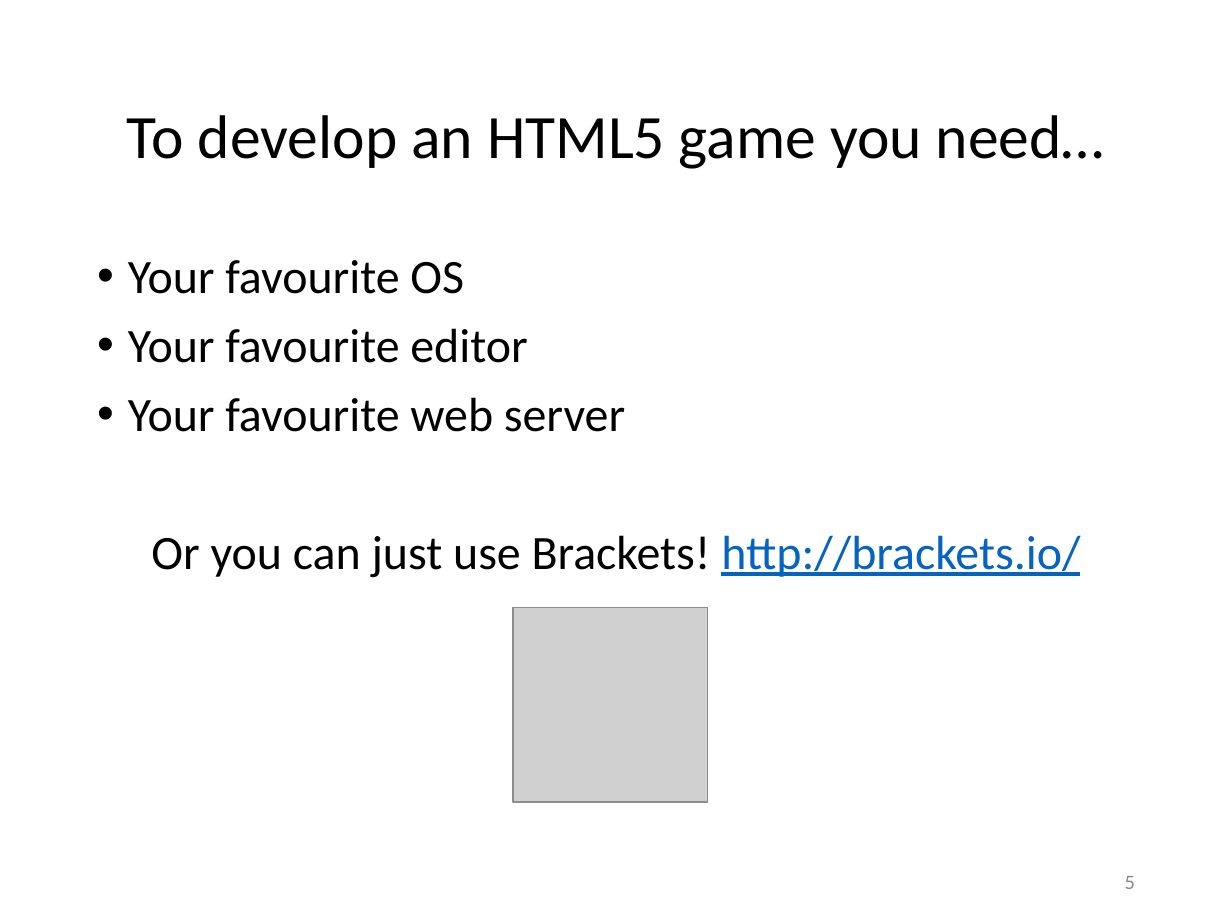
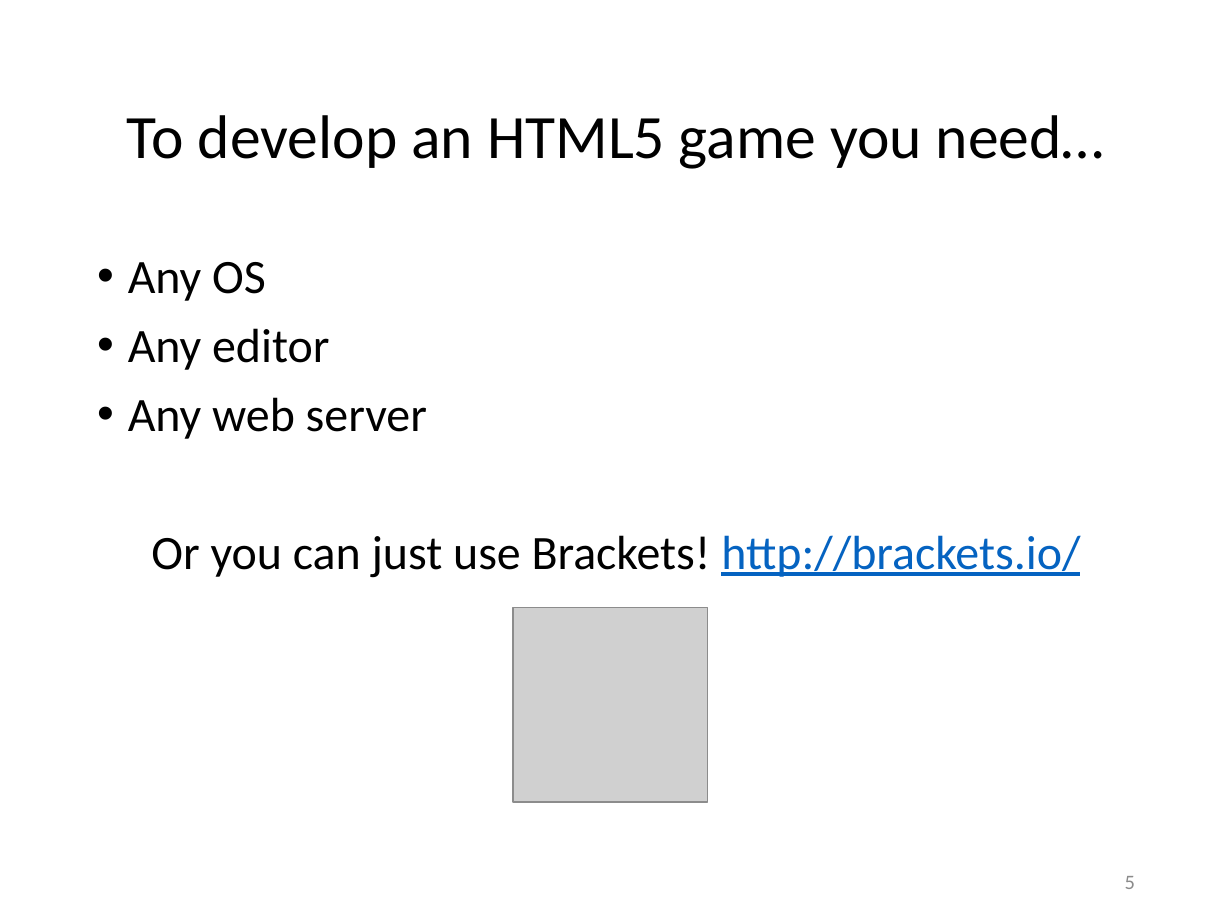
Before and after one commit to Lotti/codemotion2014, a slide deck: slide 5 of codemotion.pptx. Drawn at 1232x924 pixels with LibreOffice and Linux fonts; fonts in the diff are those of the drawing; grey boxes stand for pictures; background and template pictures are left out. Boxes give left, top, right and bottom in pixels: in the first picture for what was removed or moved away, otherwise in the second. Text is boxed around its words. In the diff, an @@ line names an element or a change of style, - is before the commit and + after.

```diff
--- a/codemotion.pptx
+++ b/codemotion.pptx
@@ text at box(128, 262, 427, 439): text changed @@
-• Your favourite OS
-• Your favourite editor
-• Your favourite web server
+• Any OS
+• Any editor
+• Any web server
```
Also in this commit, not shown: 4 other slides changed.
